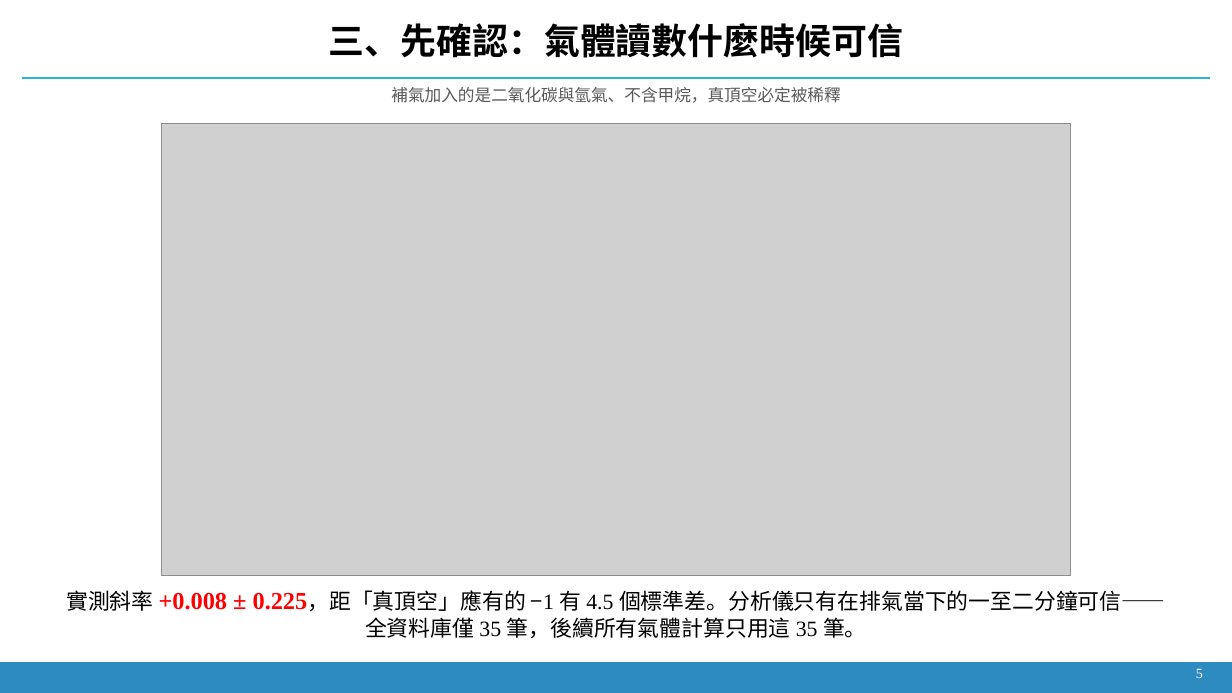
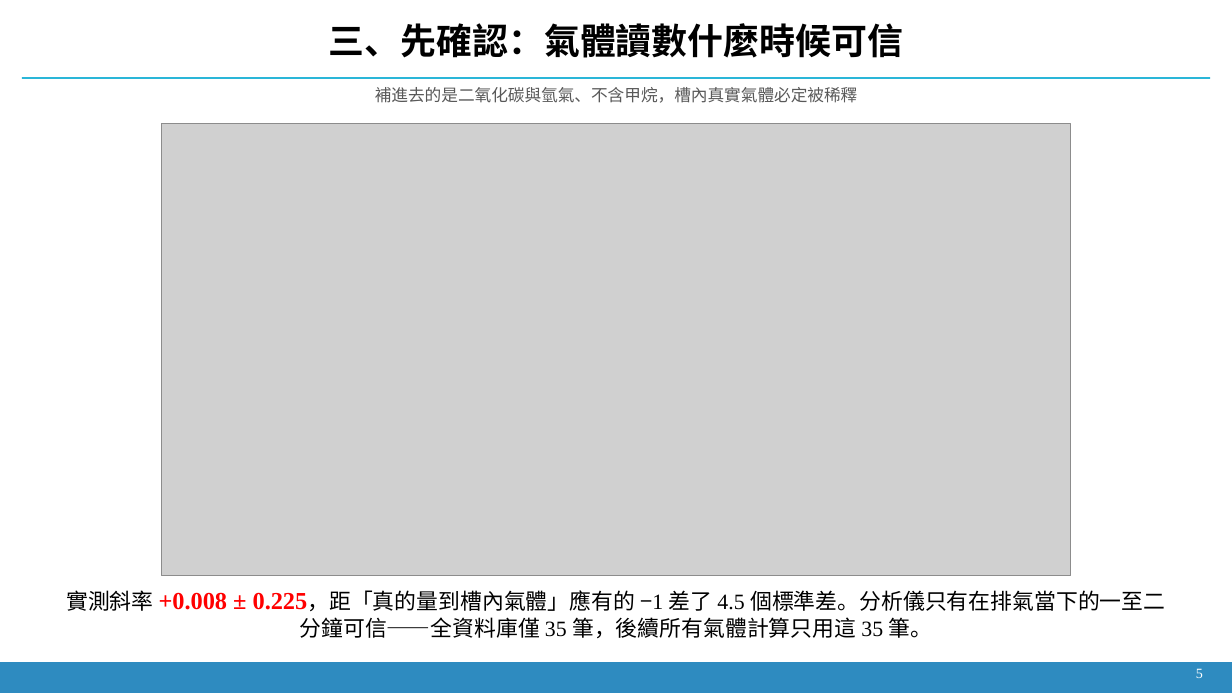
Before and after one commit to Yutou0601/Bioreactor-Edge-AI, a slide deck: slide 4 of docs/decks/簡報_2026-09-21_氫氣流失與壓降歸因.pptx. Drawn at 1232x693 pixels with LibreOffice and Linux fonts; fonts in the diff are those of the drawing; grey boxes stand for pictures. Boxes give left, top, right and bottom in pixels: in the first picture for what was removed or moved away, otherwise in the second. Text is boxed around its words. In the diff, an @@ line names an element or a change of style, - is before the commit and + after.

```diff
--- a/docs/decks/簡報_2026-09-21_氫氣流失與壓降歸因.pptx
+++ b/docs/decks/簡報_2026-09-21_氫氣流失與壓降歸因.pptx
@@ text at [375, 87, 858, 103]: text changed @@
-補氣加入的是二氧化碳與氫氣、不含甲烷，真頂空必定被稀釋
+補進去的是二氧化碳與氫氣、不含甲烷，槽內真實氣體必定被稀釋
@@ text at [66, 590, 1165, 638]: text changed @@
-實測斜率 +0.008 ± 0.225，距「真頂空」應有的 −1 有 4.5 個標準差。分析儀只有在排氣當下的一至二分鐘可信——全資料庫僅 35 筆，後續所有氣體計算只用這 35 筆。
+實測斜率 +0.008 ± 0.225，距「真的量到槽內氣體」應有的 −1 差了 4.5 個標準差。分析儀只有在排氣當下的一至二分鐘可信——全資料庫僅 35 筆，後續所有氣體計算只用這 35 筆。
```
Also in this commit, not shown: 9 other slides changed, 2 other files.
